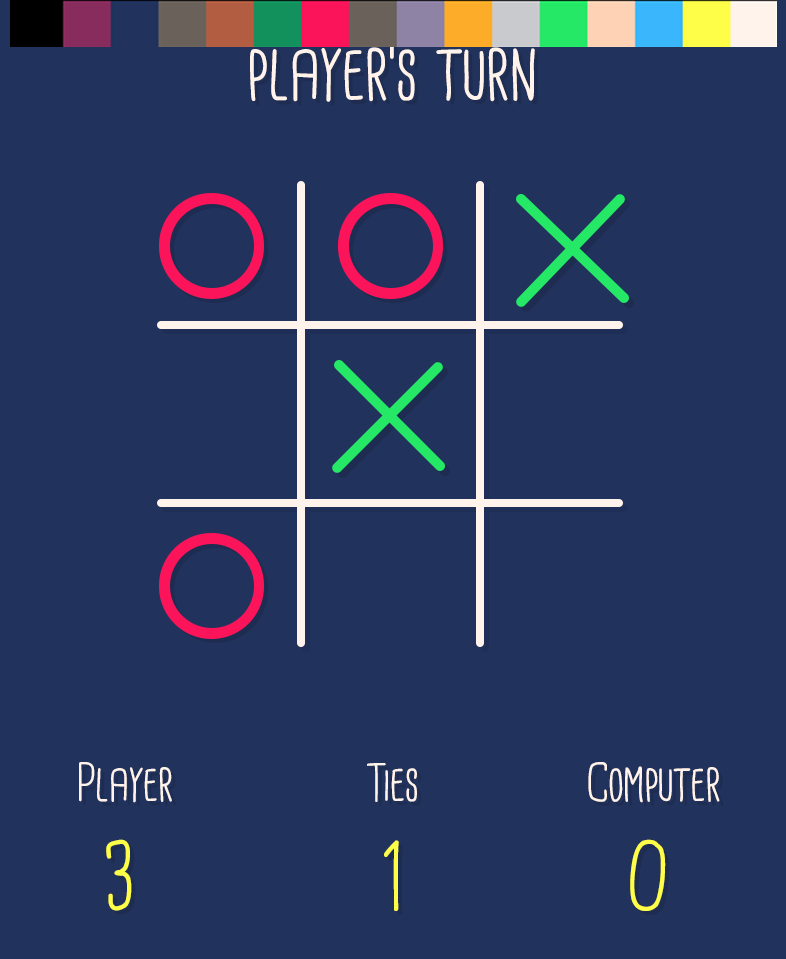
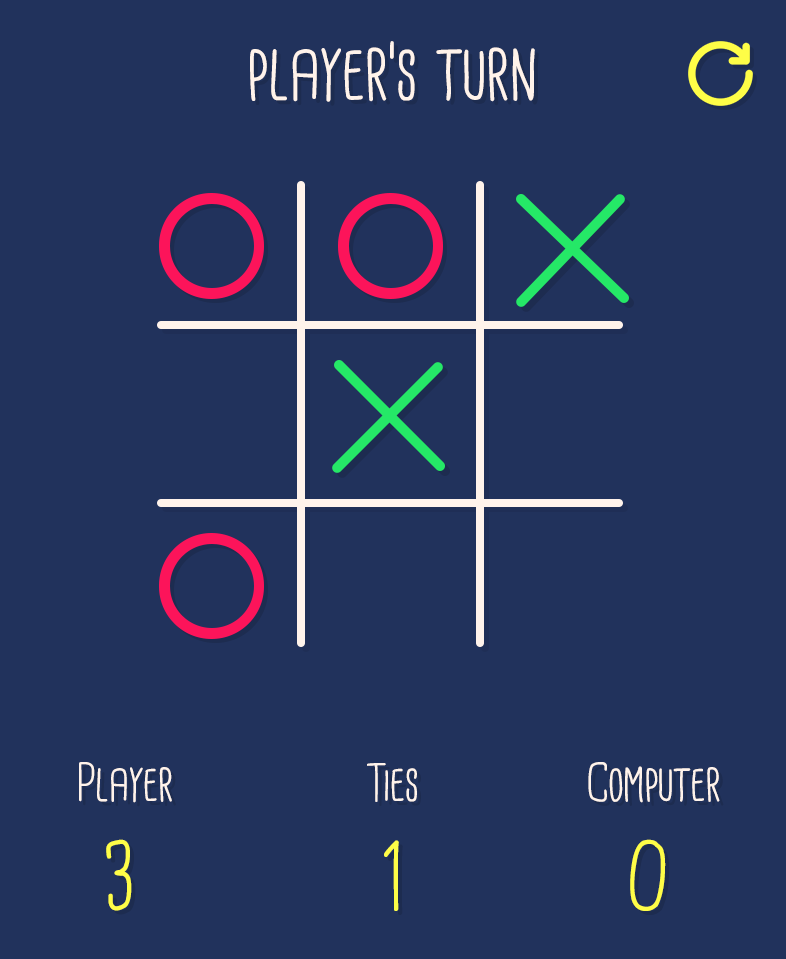
Layer changes from the first 786 x 959 image to the second:
added layer "Restart" above "Pico Pallete" over [688,41,753,106]
hid "Pico Pallete" over [10,0,777,47]
